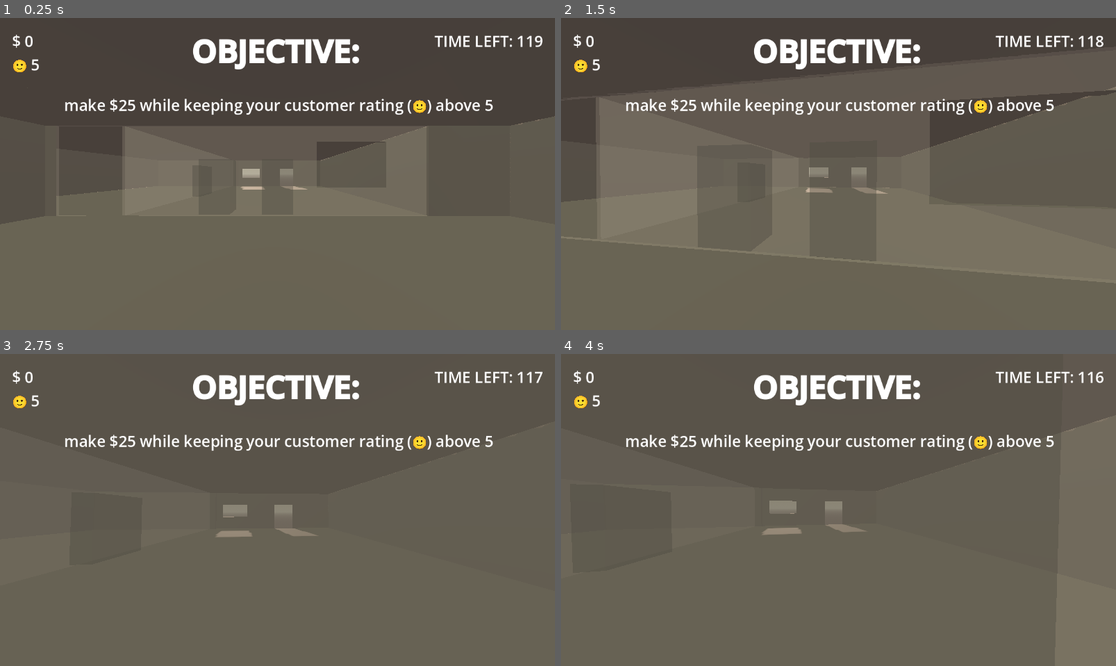
Above: before the commit, frames 1-4 (two rows, left to right).
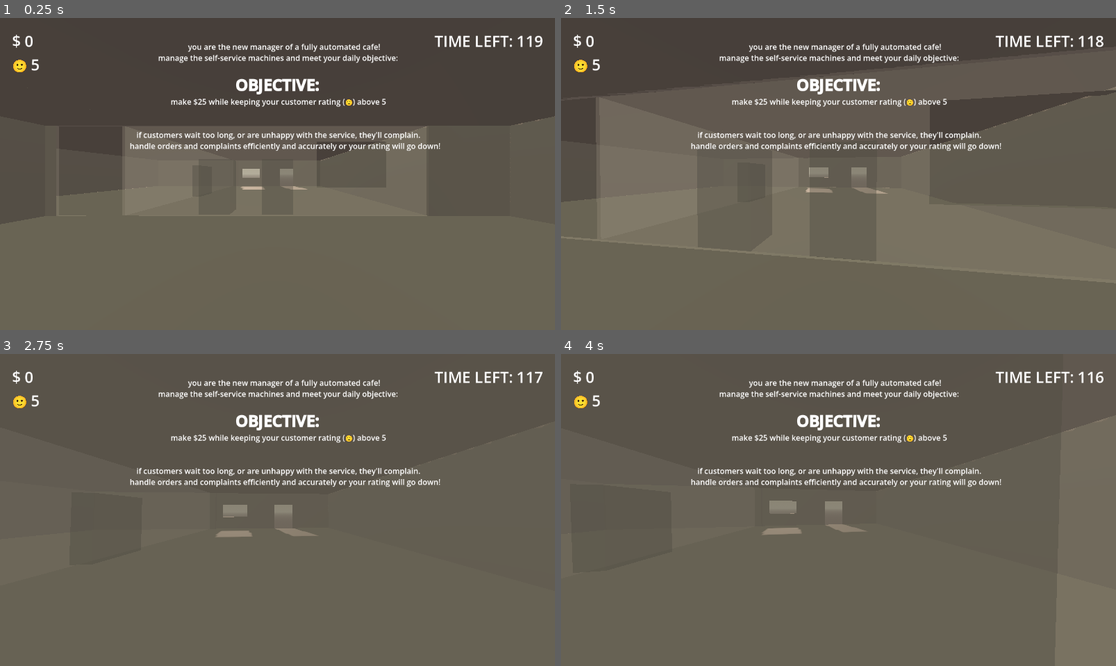
Above: after the commit, the same moments.

Repository: Sunday-Studio-Team/cafe
Game: Godot game, scene res://main.tscn
Same seed, same stepped clock (60 frames per second), same inputs: the game is played once before the commit and once after it.
Inputs (mouse positions are in pixels of both pictures, inside the frame that each line leads up to):
- Up to frame 1 (0.25 s): no input
- Up to frame 2 (1.5 s): tap Enter at 0.5 s; move the mouse to (866, 174) at 0.52 s; hold E (interact) 0.53-1.28 s; hold W (move_forward) from 0.53 s (still down); move the mouse to (810, 174) at 1.27 s; tap I at 1.35 s
- Up to frame 3 (2.75 s): keep holding W (move_forward); move the mouse to (288, 503) at 2.02 s; hold E (interact) from 2.03 s (still down)
- Up to frame 4 (4 s): keep holding W (move_forward); tap Space at 2.75 s; move the mouse to (832, 516) at 2.77 s; release E (interact) at 2.78 s; tap I at 2.85 s; tap Enter at 3.5 s; move the mouse to (877, 513) at 3.52 s; hold E (interact) from 3.53 s (still down)

The runs differ from the first frame. In frame 1, 4.9% of the frame differs, in the area x 11-89%, y 6-43%; in frame 2, 4.9%; in frame 3, 4.9%; in frame 4, 4.9%.

Commit message:
update tutorial text

Diff:
--- a/godot/main.tscn
+++ b/godot/main.tscn
@@ -252,9 +252,8 @@
 [node name="Objective" type="RichTextLabel" parent="UI/MarginContainer" unique_id=2027255565]
 custom_minimum_size = Vector2(400, 250)
 layout_mode = 2
-size_flags_vertical = 0
-theme_override_font_sizes/normal_font_size = 32
-theme_override_font_sizes/bold_font_size = 64
+theme_override_font_sizes/normal_font_size = 16
+theme_override_font_sizes/bold_font_size = 32
 bbcode_enabled = true
 text = "[b]OBJECTIVE:[/b]
 
--- a/godot/ui.gd
+++ b/godot/ui.gd
@@ -15,11 +15,16 @@
 	Events.time_up.connect(_on_time_up)
 
 	objective.text = (
-		"[b]OBJECTIVE:[/b] \n \n make $%s while keeping your customer rating (🙂) above %s"
+		"
+		you are the new manager of a fully automated cafe! \n manage the self-service machines and meet your daily objective:
+		\n [b]OBJECTIVE:[/b] \n make $%s while keeping your customer rating (🙂) above %s
+		\n \n if customers wait too long, or are unhappy with the service, they'll complain.
+		handle orders and complaints efficiently and accurately or your rating will go down!
+		"
 		% [Global.goal_profit, Global.goal_customer_score]
 	)
 
-	await get_tree().create_timer(5, false).timeout
+	await get_tree().create_timer(20, false).timeout
 	objective.hide()
 
 
